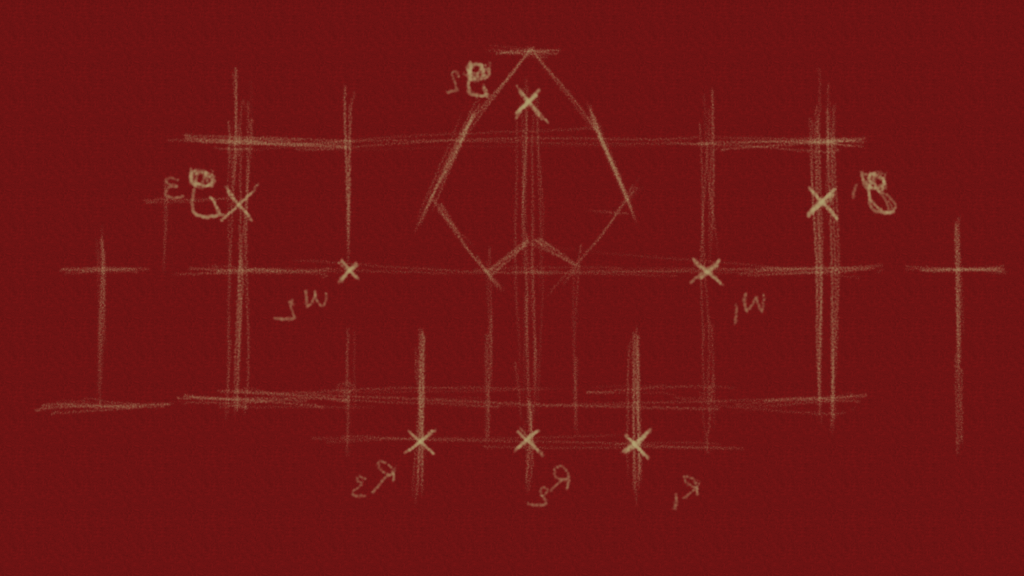
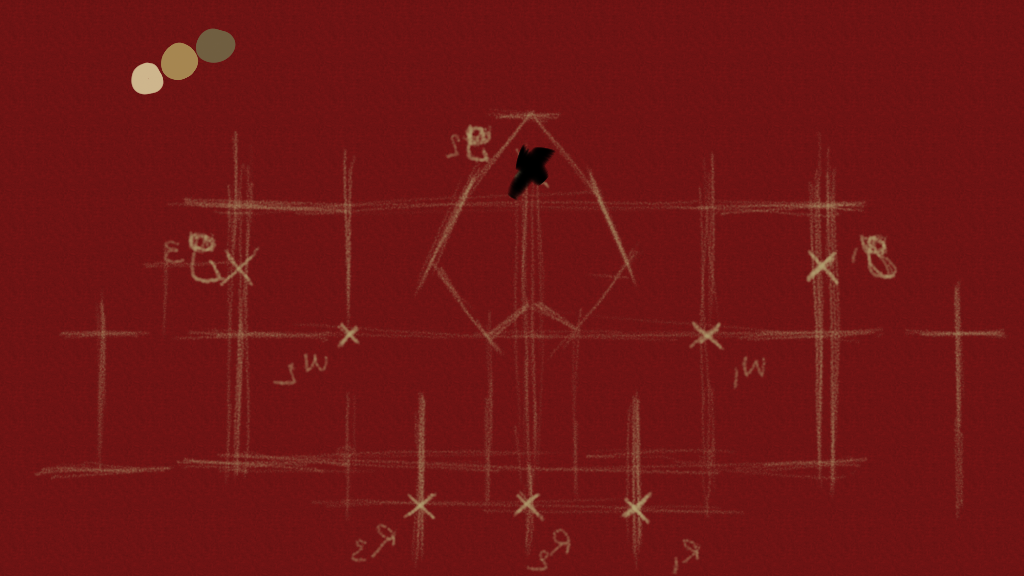
Layered file, before and after one edit (1024x576). Changes by layer:
removed layer (unnamed layer) over [34,43,1009,512]
added layer "lineart" above "color" over [507,144,556,201]
added layer "color" above "blueprint" over [131,28,236,95]
added layer "blueprint" above "background" over [34,107,1009,576]
